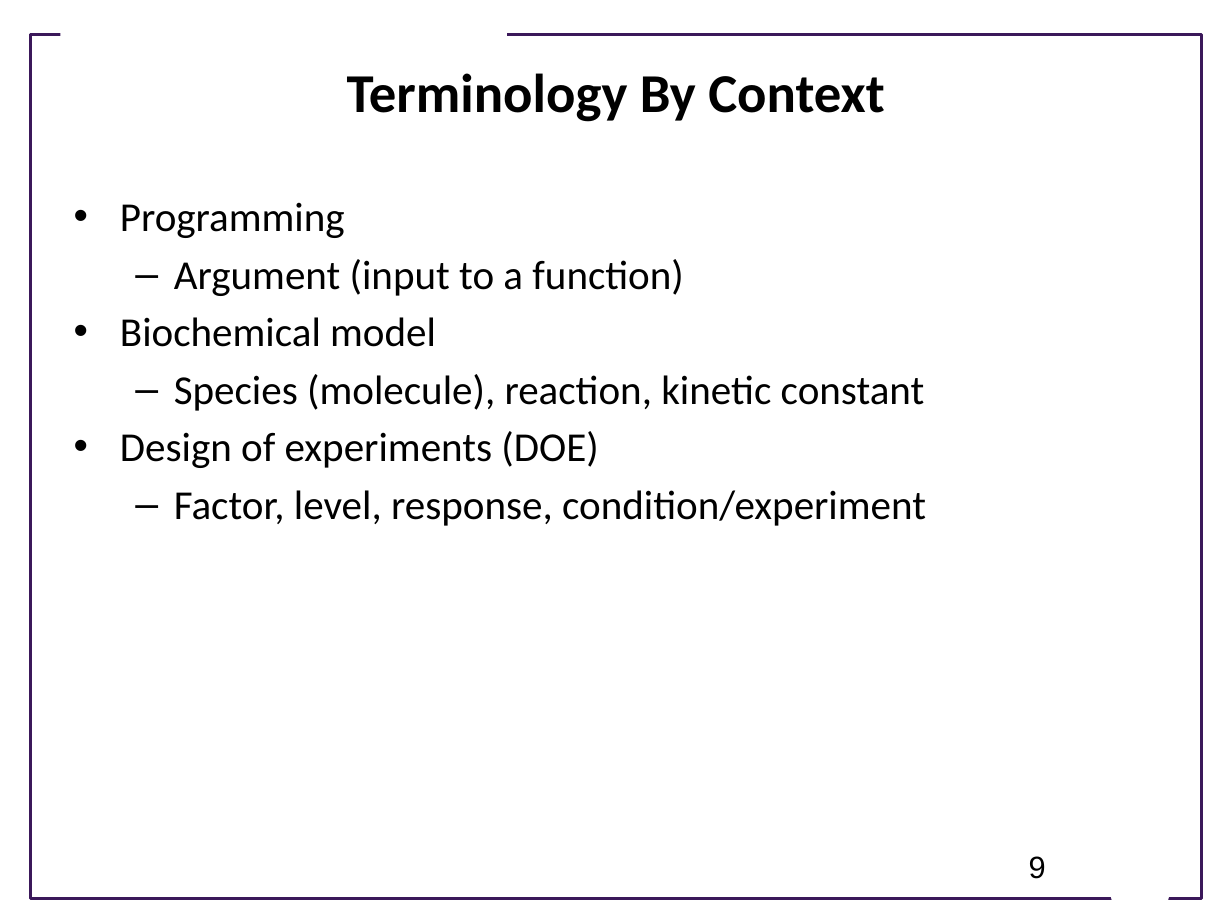
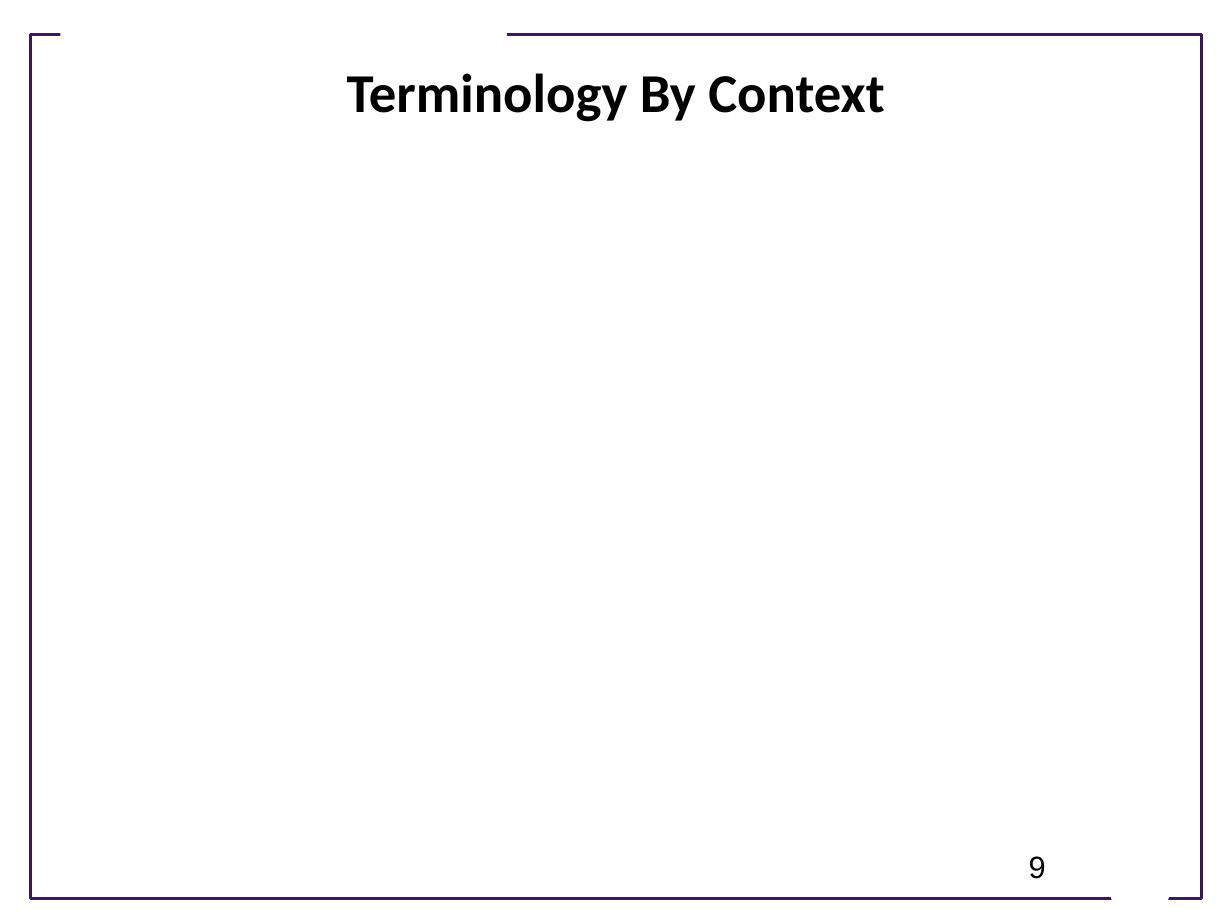
Before and after one commit to ModelEngineering/BIOEN-437, a slide deck: slide 9 of Lectures/Design-Of-Experiments/doe_programming.pptx. Drawn at 1232x924 pixels with LibreOffice and Linux fonts; fonts in the diff are those of the drawing; grey boxes stand for pictures; background and template pictures are left out. Boxes give left, top, right and bottom in pixels: in the first picture for what was removed or moved away, otherwise in the second. Text is boxed around its words. In the diff, an @@ line names an element or a change of style, - is before the commit and + after.

```diff
--- a/Lectures/Design-Of-Experiments/doe_programming.pptx
+++ b/Lectures/Design-Of-Experiments/doe_programming.pptx
@@ text removed at [120, 202, 926, 526] @@
-• Programming
-  – Argument (input to a function)
-• Biochemical model
-  – Species (molecule), reaction, kinetic constant
-• Design of experiments (DOE)
-  – Factor, level, response, condition/experiment
```
Also in this commit, not shown: 1 other slide changed, 6 other files.
